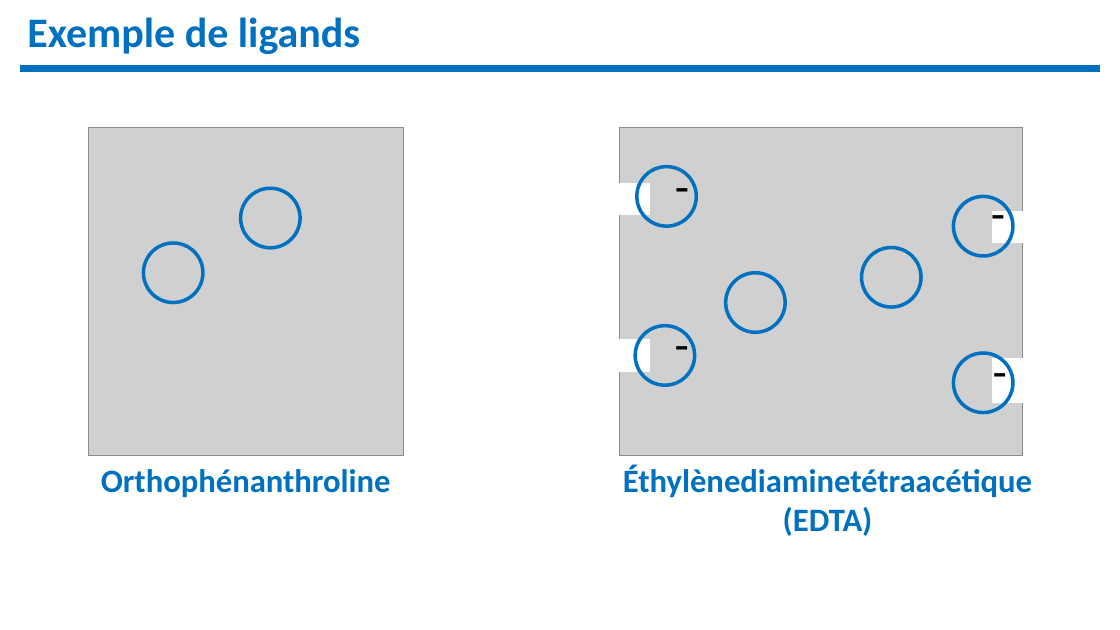
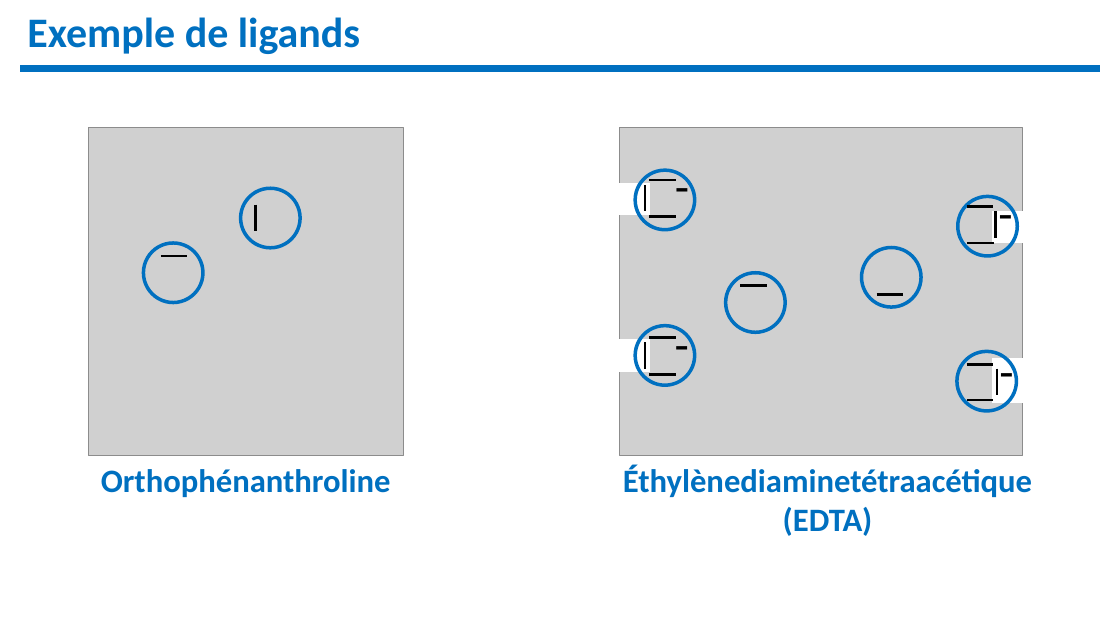
Before and after one commit to remimetzdorff/agregation, a slide deck: slide 6 of Leçons/Lecons de chimie 2019-2020/LC04.pptx. Drawn at 1120x630 pixels with LibreOffice and Linux fonts; fonts in the diff are those of the drawing; grey boxes stand for pictures. Boxes give left, top, right and bottom in pixels: in the first picture for what was removed or moved away, otherwise in the second. Text is boxed around its words. In the diff, an @@ line names an element or a change of style, - is before the commit and + after.

```diff
--- a/Leçons/Lecons de chimie 2019-2020/LC04.pptx
+++ b/Leçons/Lecons de chimie 2019-2020/LC04.pptx
@@ ellipse: place and size @@
-ellipse at [637,166,697,226]
+ellipse at [635,171,695,230]
@@ line added from (255, 205) to (255, 231), #000000 2.25 pt @@
@@ line added from (645, 185) to (645, 212), #000000 2.25 pt @@
@@ line added from (649, 180) to (676, 180), #000000 2.25 pt @@
@@ line added from (967, 207) to (994, 207), #000000 2.25 pt @@
@@ text "-": place and size @@
-text "-" at [983,180,1014,245]
+text "-" at [991,180,1022,245]
@@ line added from (649, 216) to (676, 216), #000000 2.25 pt @@
@@ line added from (996, 212) to (996, 238), #000000 2.25 pt @@
@@ line added from (160, 256) to (187, 256), #000000 2.25 pt @@
@@ line added from (968, 243) to (994, 243), #000000 2.25 pt @@
@@ line added from (740, 286) to (767, 286), #000000 2.25 pt @@
@@ line added from (877, 295) to (903, 295), #000000 2.25 pt @@
@@ line added from (645, 342) to (645, 369), #000000 2.25 pt @@
@@ line added from (649, 338) to (676, 338), #000000 2.25 pt @@
@@ 2 ellipses, 1 text: place and size @@
-2 ellipses, 1 text at [954,197,1016,413]
+2 ellipses, 1 text at [957,197,1023,411]
@@ line added from (649, 375) to (676, 375), #000000 2.25 pt @@
@@ line added from (967, 365) to (993, 365), #000000 2.25 pt @@
@@ line added from (997, 369) to (997, 395), #000000 2.25 pt @@
@@ line added from (967, 400) to (993, 400), #000000 2.25 pt @@
```
Also in this commit, not shown: 4 other slides changed, 3 slides added, 27 other files.
